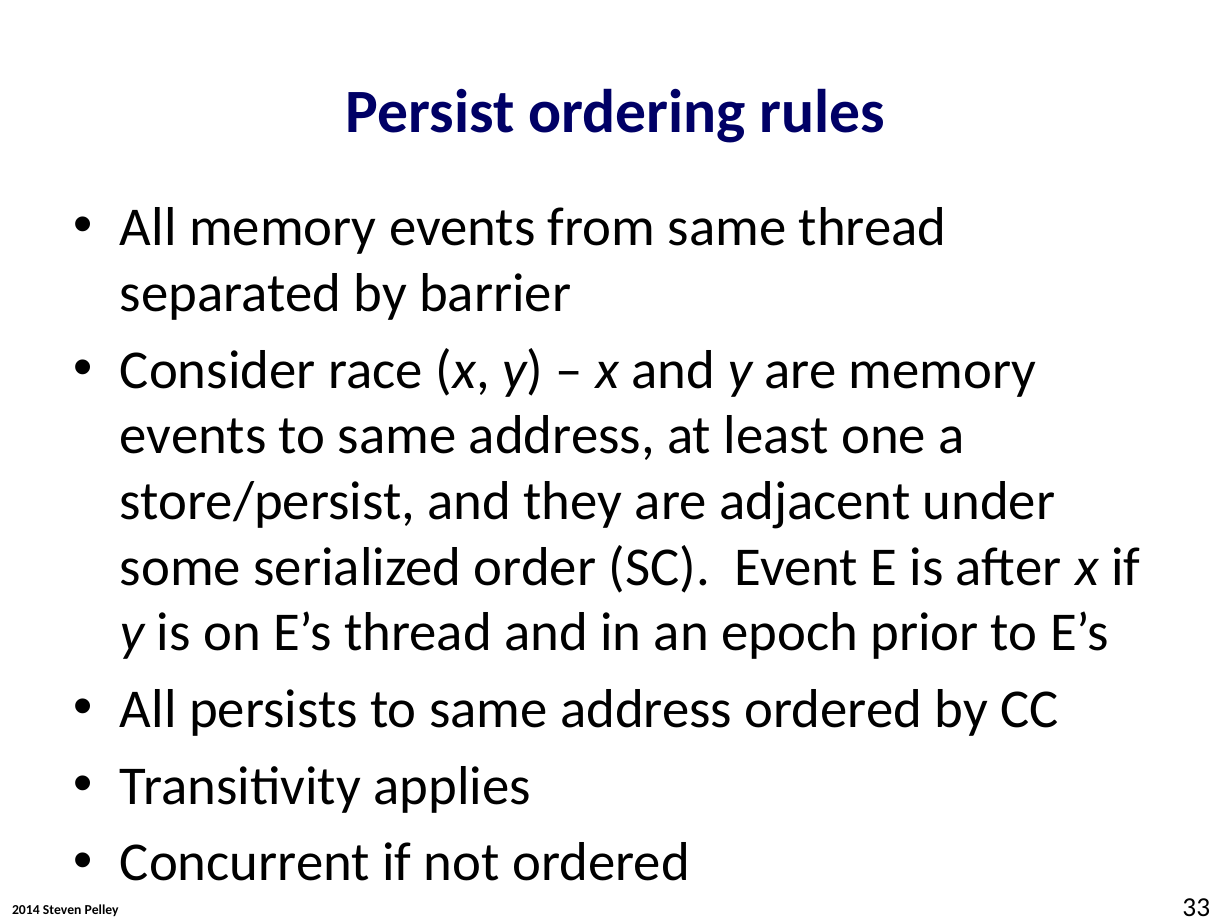
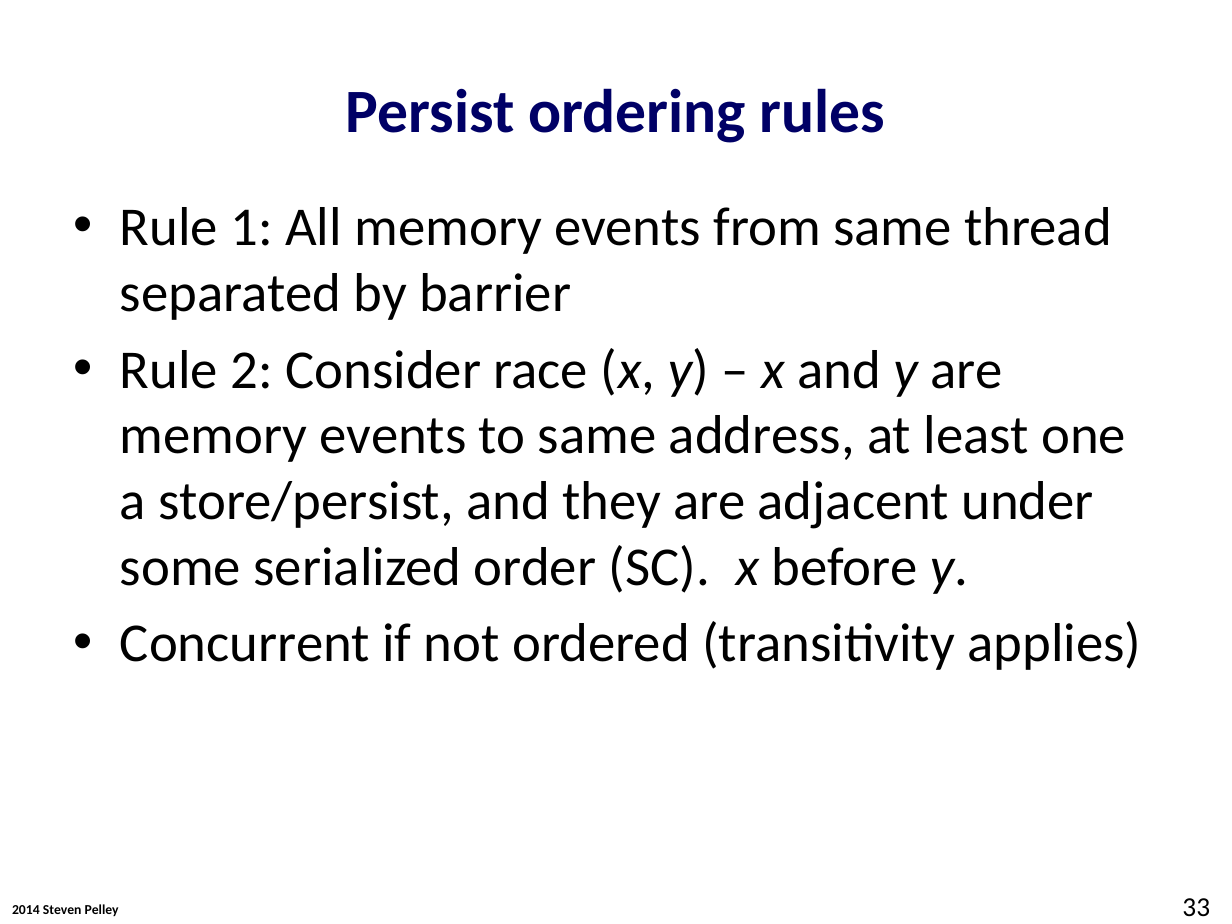
Before and after one commit to Abulila/dissertation, a slide deck: slide 33 of proposal/defense.pptx. Drawn at 1232x924 pixels with LibreOffice and Linux fonts; fonts in the diff are those of the drawing; background and template pictures are left out. Boxes give left, top, right and bottom in pixels: in the first picture for what was removed or moved away, otherwise in the second. Text is boxed around its words. In the diff, an @@ line names an element or a change of style, - is before the commit and + after.

```diff
--- a/proposal/defense.pptx
+++ b/proposal/defense.pptx
@@ text at (x1=120, y1=207, x2=1141, y2=670): text changed @@
-• All memory events from same thread separated by barrier
-• Consider race (x, y) – x and y are memory events to same address, at least one a store/persist, and they are adjacent under some serialized order (SC). Event E is after x if y is on E’s thread and in an epoch prior to E’s
-• All persists to same address ordered by CC
-• Transitivity applies
-• Concurrent if not ordered
+• Rule 1: All memory events from same thread separated by barrier
+• Rule 2: Consider race (x, y) – x and y are memory events to same address, at least one a store/persist, and they are adjacent under some serialized order (SC). x before y.
+• Concurrent if not ordered (transitivity applies)
```
Also in this commit, not shown: 4 other slides changed, 1 slide added, 1 slide removed.
